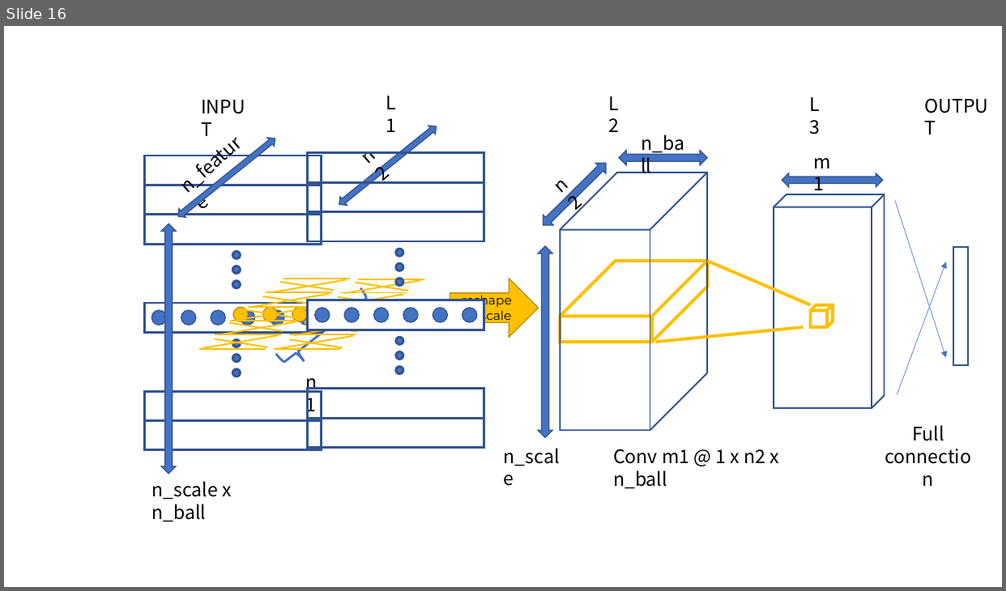
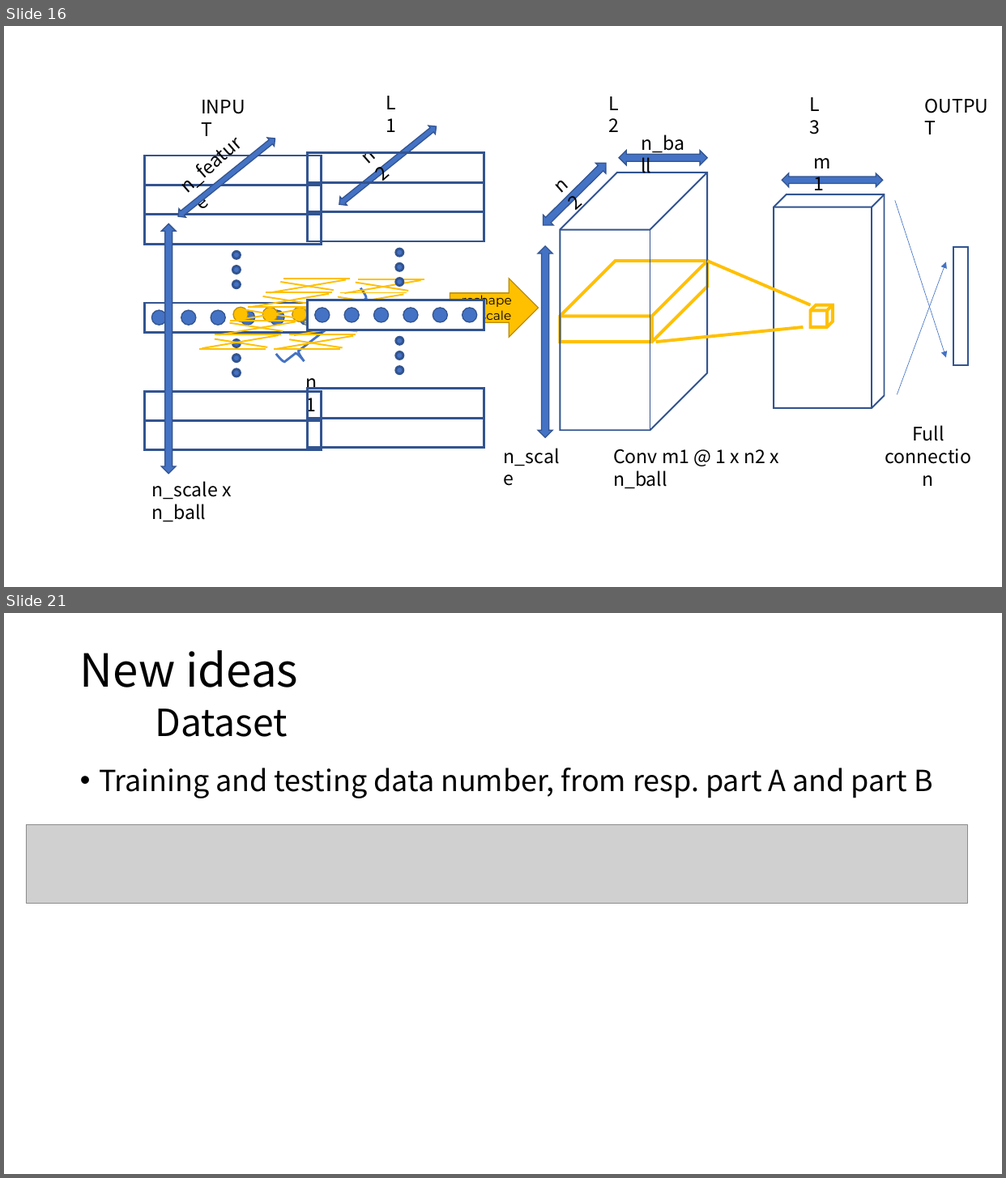
Before and after one commit to eglrp/nuage_de_points, a slide deck: projet/report.pptx. Shown one above the other, each under a label of ours: slide 16 before the commit, slides 16 and 21 after it; the slides between them are not shown. The pictures are 1006x591 and 1006x1178 pixels, drawn with LibreOffice and Linux fonts; fonts in the diff are those of the drawing; grey boxes stand for pictures. Boxes give left, top, right and bottom in pixels: in the first picture for what was removed or moved away, otherwise in the second. Text is boxed around its words. In the diff, an @@ line names an element or a change of style, - is before the commit and + after.

```diff
--- a/projet/report.pptx
+++ b/projet/report.pptx
@@ slide 21 added at <box>4,613,1002,1174</box>, background #FFFFFF @@
@@ title added at <box>80,650,298,737</box>, 44 pt, text #000000 @@
+New ideas
+Dataset
@@ text added at <box>99,768,933,798</box>, 28 pt, text #000000 @@
+• Training and testing data number, from resp. part A and part B
@@ picture added at <box>27,825,967,904</box> @@
```
Also in this commit, not shown: 2 slides changed, 9 other slides added, 2 slides removed.
